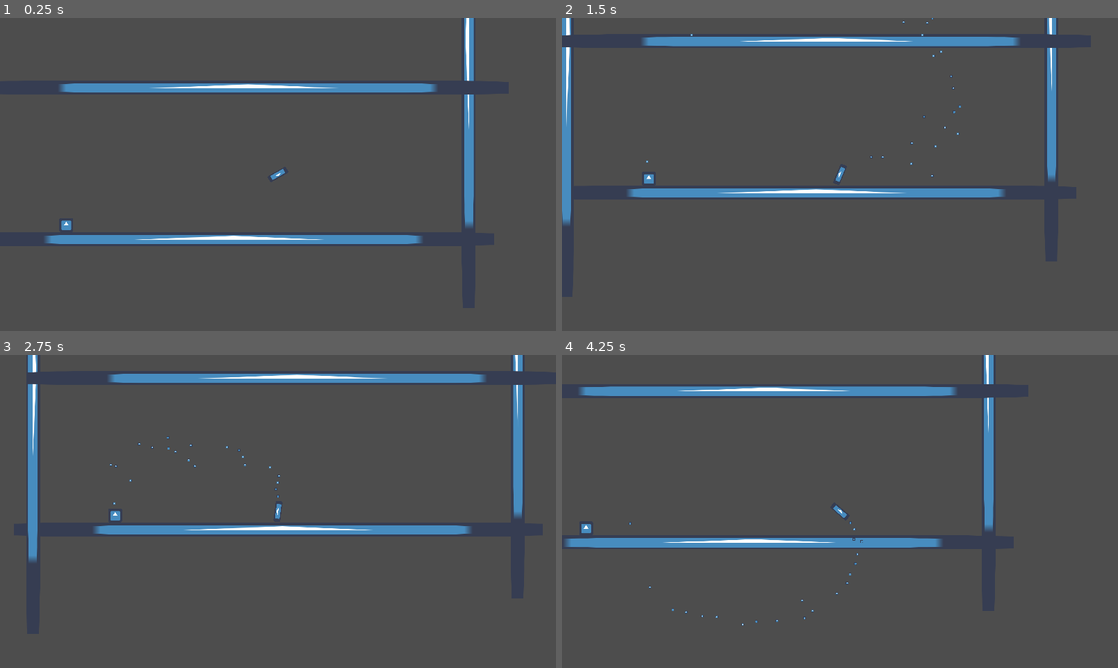
Above: before the commit, frames 1-4 (two rows, left to right).
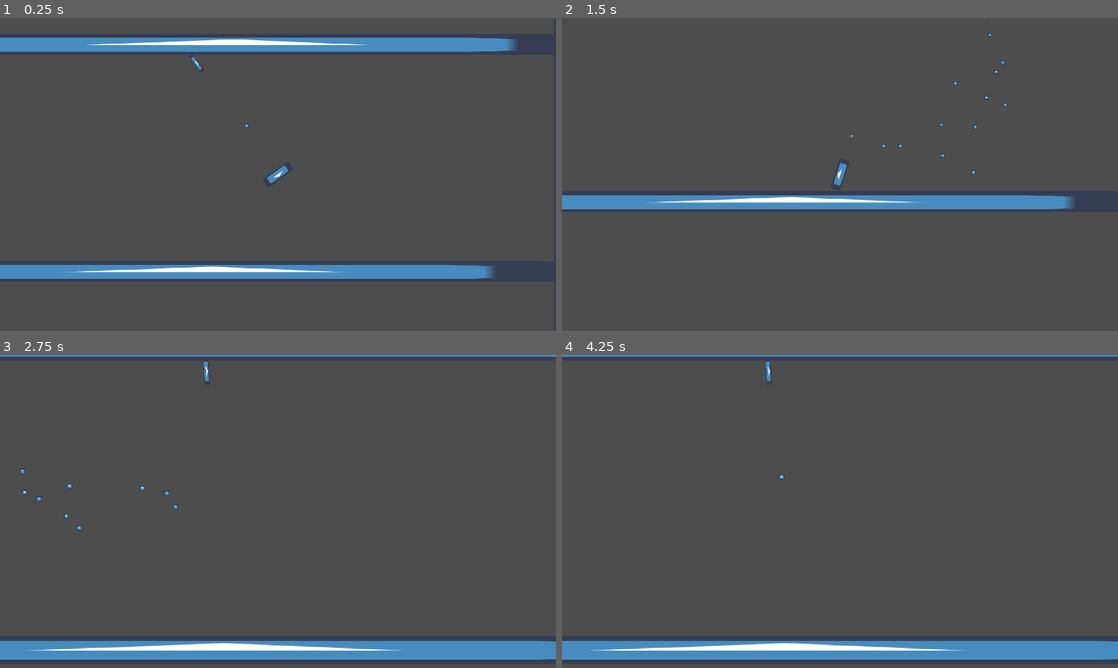
Above: after the commit, the same moments.

Repository: SmallConfusion/The-Gatler
Game: Godot game, scene res://scenes/levels/level_1.tscn
Same seed, same stepped clock (60 frames per second), same inputs: the game is played once before the commit and once after it. The engine's default icon, where the game draws it, is replaced by a stand-in: a white triangle on a blue panel in a dark square.
Inputs (mouse positions are in pixels of both pictures, inside the frame that each line leads up to):
- Up to frame 1 (0.25 s): no input
- Up to frame 2 (1.5 s): move the mouse to (962, 158) at 0.52 s; press the mouse at (962, 158) at 0.53 s; move the mouse to (728, 190) at 1.27 s; release the mouse at (728, 190) at 1.28 s; click (728, 190) at 1.35 s
- Up to frame 3 (2.75 s): move the mouse to (333, 442) at 2.02 s; press the mouse at (333, 442) at 2.03 s
- Up to frame 4 (4.25 s): move the mouse to (812, 574) at 2.77 s; release the mouse at (812, 574) at 2.78 s; click (812, 574) at 2.85 s; move the mouse to (1006, 558) at 3.52 s; press the mouse at (1006, 558) at 3.53 s

The runs differ from the first frame. In frame 1, 13% of the frame differs, in the area x 0-93%, y 0-84%; in frame 2, 9.1%; in frame 3, 13%; in frame 4, 12%.

Commit message:
Added sentry

Diff:
--- a/src/scenes/levels/level_1.tscn
+++ b/src/scenes/levels/level_1.tscn
@@ -1,15 +1,16 @@
-[gd_scene load_steps=5 format=3 uid="uid://d4fbjm3v6knfp"]
+[gd_scene load_steps=6 format=3 uid="uid://d4fbjm3v6knfp"]
 
 [ext_resource type="PackedScene" uid="uid://dxfytd662m1kl" path="res://scenes/objects/player.tscn" id="1_milha"]
 [ext_resource type="Texture2D" uid="uid://bnb0ah6gxki3b" path="res://icon.png" id="1_n16tt"]
 [ext_resource type="PackedScene" uid="uid://byddp4ekan6dx" path="res://scenes/objects/innocent.tscn" id="3_2st18"]
+[ext_resource type="PackedScene" uid="uid://c6p87lemetbn0" path="res://scenes/objects/enemies/sentry.tscn" id="4_1juoe"]
 
 [sub_resource type="RectangleShape2D" id="RectangleShape2D_obiph"]
 size = Vector2(2450, 68)
 
 [node name="Node2D" type="Node2D"]
 
-[node name="Player" parent="." instance=ExtResource("1_milha")]
+[node name="Player" parent="." groups=["player"] instance=ExtResource("1_milha")]
 position = Vector2(719, 354)
 
 [node name="StaticBody2D" type="StaticBody2D" parent="."]
@@ -60,3 +61,6 @@
 
 [node name="Innocent" parent="." instance=ExtResource("3_2st18")]
 position = Vector2(-256, 645)
+
+[node name="Sentry" parent="." instance=ExtResource("4_1juoe")]
+position = Vector2(476, 16)
--- /dev/null
+++ b/src/scenes/objects/bullets/enemy_bullet.tscn
@@ -0,0 +1,8 @@
+[gd_scene load_steps=2 format=3 uid="uid://cougtubkjylop"]
+
+[ext_resource type="PackedScene" uid="uid://f2no3a12nwma" path="res://scenes/objects/bullets/player_bullet.tscn" id="1_vwaan"]
+
+[node name="Bullet" instance=ExtResource("1_vwaan")]
+
+[node name="Hurtbox" parent="." index="4"]
+collision_mask = 1
--- a/src/scenes/objects/bullets/player_bullet.tscn
+++ b/src/scenes/objects/bullets/player_bullet.tscn
@@ -28,7 +28,7 @@
 script = ExtResource("6_yiw07")
 
 [node name="Hurtbox" type="Area2D" parent="."]
-collision_layer = 2
+collision_layer = 4
 collision_mask = 2
 script = ExtResource("6_taqbn")
 self_damage = 1.0
@@ -37,6 +37,8 @@
 shape = SubResource("RectangleShape2D_p37rw")
 
 [node name="Hitbox" type="Area2D" parent="."]
+collision_layer = 4
+collision_mask = 4
 script = ExtResource("7_47vwf")
 
 [node name="CollisionShape2D" type="CollisionShape2D" parent="Hitbox"]
--- /dev/null
+++ b/src/scenes/objects/enemies/sentry.tscn
@@ -0,0 +1,21 @@
+[gd_scene load_steps=5 format=3 uid="uid://c6p87lemetbn0"]
+
+[ext_resource type="Texture2D" uid="uid://bnb0ah6gxki3b" path="res://icon.png" id="1_5y4m3"]
+[ext_resource type="Script" path="res://scripts/components/enemy/aim.gd" id="1_6ojdo"]
+[ext_resource type="Script" path="res://scripts/components/autofire_gun.gd" id="3_66cjj"]
+[ext_resource type="PackedScene" uid="uid://cougtubkjylop" path="res://scenes/objects/bullets/enemy_bullet.tscn" id="4_54mxp"]
+
+[node name="Sentry" type="Node2D"]
+
+[node name="Aim" type="Node2D" parent="."]
+position = Vector2(0, 33)
+script = ExtResource("1_6ojdo")
+
+[node name="Sprite2D" type="Sprite2D" parent="Aim"]
+scale = Vector2(1, 0.21875)
+texture = ExtResource("1_5y4m3")
+offset = Vector2(-12, 0)
+
+[node name="AutofireGun" type="Node2D" parent="Aim"]
+script = ExtResource("3_66cjj")
+bullet_scene = ExtResource("4_54mxp")
--- a/src/scenes/objects/player.tscn
+++ b/src/scenes/objects/player.tscn
@@ -32,7 +32,7 @@
 shape = SubResource("RectangleShape2D_ptnw6")
 
 [node name="Camera2D" type="Camera2D" parent="."]
-zoom = Vector2(0.5, 0.5)
+zoom = Vector2(0.75, 0.75)
 
 [node name="Gun" type="Node2D" parent="."]
 position = Vector2(45, -1.96701e-06)
--- /dev/null
+++ b/src/scripts/components/autofire_gun.gd
@@ -0,0 +1,6 @@
+extends Gun
+class_name AutofireGun
+
+func _process(delta):
+	super(delta)
+	fire_cooldown()
--- a/src/scripts/components/bullet_movement.gd
+++ b/src/scripts/components/bullet_movement.gd
@@ -1,8 +1,8 @@
 extends Node
 class_name BulletMovement
 
+@export var speed := 1000.
 var forward := Vector2.RIGHT
-var speed := 1000.
 
 
 func _physics_process(delta):
--- /dev/null
+++ b/src/scripts/components/enemy/aim.gd
@@ -0,0 +1,9 @@
+extends Node2D
+class_name Aim
+
+@onready var player = get_tree().get_first_node_in_group("player")
+
+func _process(delta):
+	if is_instance_valid(player):
+		var diff = player.global_position - global_position
+		global_rotation = diff.angle()
--- /dev/null
+++ b/src/scripts/components/player_death.gd
@@ -0,0 +1,6 @@
+extends Death
+class_name PlayerDeath
+
+
+func die():
+	get_parent().visible = false
